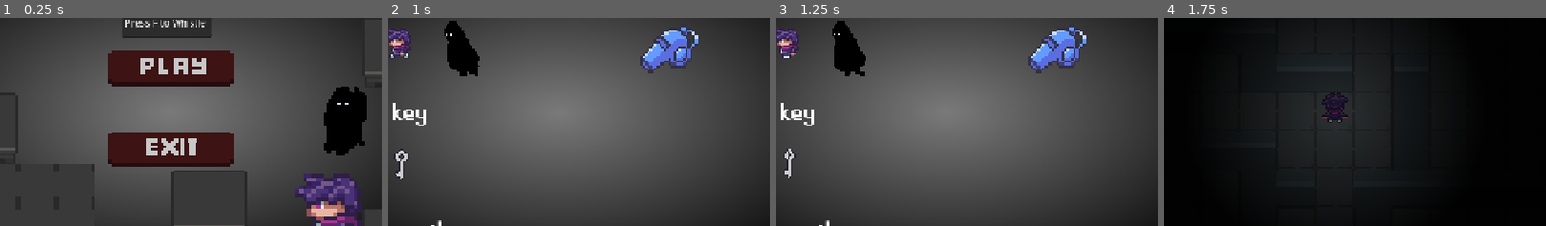
Above: before the commit, frames 1-4 (left to right).
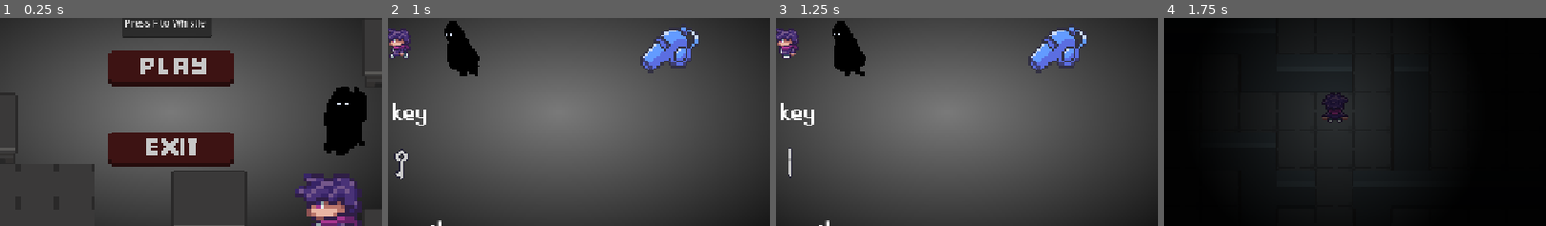
Above: after the commit, the same moments.

Repository: rstricke/Whistlefreeze52
Game: Godot game, scene res://scenes/main_menu.tscn
Two runs of this game, one before a commit and one after it. Both use one fixed random seed, a clock stepped at 60 frames per second and the inputs below.
Inputs (mouse positions are % of the whole screen's width and height, from its top left):
- Up to frame 1 (0.25 s): no input
- Up to frame 2 (1 s): click (50, 40) at 0.5 s
- Up to frame 3 (1.25 s): no input
- Up to frame 4 (1.75 s): click (86, 91) at 1.25 s
The pictures show only the part of the screen within x 28-78%, y 29-79%; the shares and areas given below are measured in that part.

Frames 1-2 are identical in both runs. In frame 3, 0.2% of the frame differs, in the area x 2-6%, y 62-78%; in frame 4, nothing differs.

Commit message:
Update main_menu.tscn

Diff:
--- a/game/scenes/main_menu.tscn
+++ b/game/scenes/main_menu.tscn
@@ -17,6 +17,7 @@
 [ext_resource type="FontFile" uid="uid://huhhdrc88q30" path="res://font/runescape_uf.ttf" id="15_j7ex8"]
 [ext_resource type="Texture2D" uid="uid://cegb36rf6hubr" path="res://assets/pixel-art-key/key-white.png" id="16_a8gd2"]
 [ext_resource type="Texture2D" uid="uid://bghh035376jjq" path="res://assets/whistle.png" id="17_hstxw"]
+[ext_resource type="AudioStream" uid="uid://duwlnm2pph2vw" path="res://assets/tileset/horror_main_theme.ogg" id="18_a8gd2"]
 
 [sub_resource type="Gradient" id="Gradient_8egab"]
 offsets = PackedFloat32Array(0, 0.662889)
@@ -1841,7 +1842,7 @@
 sprite_frames = SubResource("SpriteFrames_iyc35")
 animation = &"walkLeft"
 autoplay = "walkLeft"
-frame_progress = 0.59064245
+frame_progress = 0.8781365
 
 [node name="AnimatedSprite2D2" type="AnimatedSprite2D" parent="Tutorial" unique_id=786542530]
 position = Vector2(370.00003, 244)
@@ -1849,7 +1850,7 @@
 sprite_frames = SubResource("SpriteFrames_y2w2k")
 animation = &"walkLeft"
 autoplay = "walkLeft"
-frame_progress = 0.041341748
+frame_progress = 0.21003169
 
 [node name="Label" type="Label" parent="Tutorial" unique_id=928353951]
 layout_mode = 0
@@ -1874,12 +1875,16 @@
 scale = Vector2(2.25, 1.8125001)
 sprite_frames = SubResource("SpriteFrames_6tpeu")
 autoplay = "default"
-frame_progress = 0.14260444
+frame_progress = 0.31129485
 
 [node name="Whistle" type="Sprite2D" parent="Tutorial" unique_id=1615813849]
 position = Vector2(824, 257)
 scale = Vector2(4, 4)
 texture = ExtResource("17_hstxw")
 
+[node name="AudioStreamPlayer" type="AudioStreamPlayer" parent="." unique_id=1301590178]
+stream = ExtResource("18_a8gd2")
+autoplay = true
+
 [connection signal="pressed" from="Main/NextButton" to="." method="_on_next_button_pressed"]
 [connection signal="pressed" from="Tutorial/PlayButton" to="." method="_on_play_button_pressed"]
